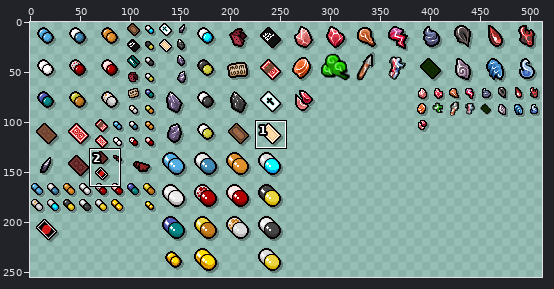
A sprite sheet gets an edit: resources/gfx/ui/ui_cardspills2.png. Above: a wide view before the commit, with the close-up outlined.
Close-up. Earlier state:
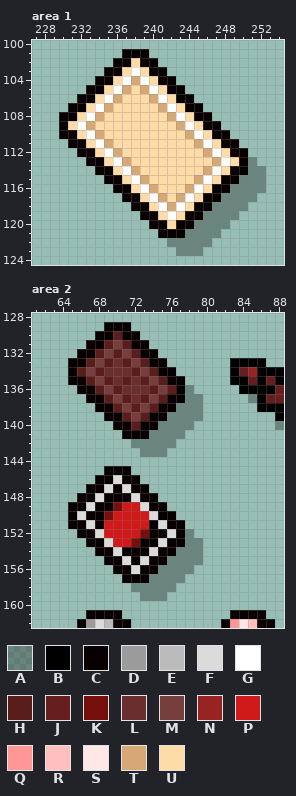
The file is 512x256 pixels. Pixels under 10% opacity are left out. Colours within 5 levels of each other are drawn and written as one. Shown: area 1: x 227..254, y 100..124; area 2: x 61..88, y 128..162. The wide view leaves out empty margins.
Palette (. is transparent): A #0000004d  B #000000  C #080000  D #9b9b9b  E #bbbbbb  F #dbdbdb  G #ffffff  H #5b1c1c  J #651d1d  K #770f0f  L #6b2e2e  M #773e3e  N #972323  P #d01a1a  Q #ff9797  R #ffbfbf  S #ffe7e7  T #d5a875  U #ffdba7
Pixels before, area 1, first column x 230:
101 .......CCC.............
102 ......CCUCC............
103 .....CCUGUCC...........
104 ....CCUGTGUCC..........
105 ...CCUGTUTGUCC.........
106 ..CCUGTUUUTGUCC........
107 .CCUGTUUUUUTGUCC.......
108 CCUGTUUUUUUUTGUCC......
109 CUGTUUUUUUUUUTGUCC.....
110 CCUGTUUUUUUUUUTGUCC....
111 .CCUGTUUUUUUUUUTGUCC...
112 ..CCUGTUUUUUUUUUTGUCC..
113 ...CCUGTUUUUUUUUUTGUCA.
114 ....CCUGTUUUUUUUTGUCCAA
115 .....CCUGTUUUUUTGUCCAAA
116 ......CCUGTUUUTGUCCAAAA
117 .......CCUGTUTGUCCAAAA.
118 ........CCUGTGUCCAAAA..
119 .........CCUGUCCAAAA...
120 ..........CCUCCAAAA....
121 ...........CCCAAAA.....
122 ............AAAAA......
123 .............AAA.......
Pixels before, area 2, first column x 65:
129 ....CCC.................
130 ...CCHCC................
131 ..CCHMHCC...............
132 .CCHMHMHCC..............
133 CCHMHLHMHCC.......BBBB..
134 CHMHLLLHMHCC......BJNBBB
135 CCHMHLHLHMHCC.....BBJBJB
136 .CCHMHLLLHMHCA.....BBBBJ
137 ..CCHMHLHMHCCAA.....ABJJ
138 ...CCHMHMHCCAAA......BBB
139 ....CCHMHCCAAAA........B
140 .....CCHCCAAAA.........A
141 ......CCCAAAA...........
142 .......AAAAA............
143 ........AAA.............
144 ........................
145 ....CCC.................
146 ...CCFCC................
147 ..CCFCFCC...............
148 .CCFCCCFCC..............
149 CCFCCKPPFCC.............
150 CFCCKPPPPFCC............
151 CCFCPPPPPCFCC...........
152 .CCFPPPPKCCFCA..........
153 ..CCFPPKCCFCCAA.........
154 ...CCFCCCFCCAAA.........
155 ....CCFCFCCAAAA.........
156 .....CCFCCAAAA..........
157 ......CCCAAAA...........
158 .......AAAAA............
159 ........AAA.............
160 ........................
161 ..CCCC............CCCC..
162 .CDFECC..........CQSRCC.
After:
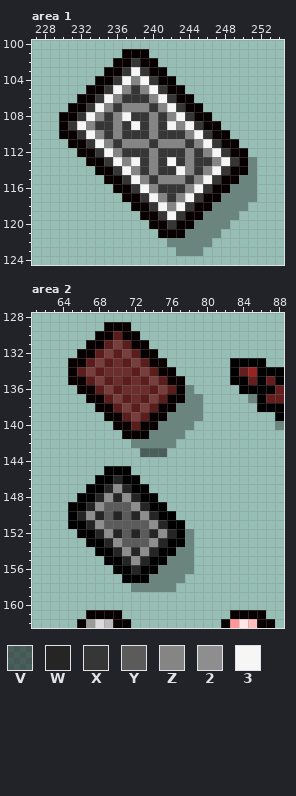
Colours new in this view: V #00000080  W #252525  X #363636  Y #5b5b5b  Z #858585  2 #8e8e8e  3 #f6f6f6
Diff:
Changed rows in their new state; - is an unchanged pixel.
Area 1:
first column x 231:
102 -------X--------------
103 ------X3X-------------
104 -----X3Z3X------------
105 ----X3ZXZ3X-----------
106 ---X3ZXXXZ3X----------
107 --X3ZXZZZXZ3X---------
108 -X3ZXZ3XXZXZ3X--------
109 X3ZXXZX3XZX3Z3X-------
110 -X3ZXZXXXZXXXZ3X------
111 --X3ZXZZZXZZZXZ3X-----
112 ---X3ZXXXZXXXZXZ3X----
113 ----X3Z3XZX3XZXXZ3X---
114 -----X3ZXZXX3ZXZ3X---.
115 ------X3ZXZZZXZ3X----.
116 -------X3ZXXXZ3X-----.
117 --------X3ZXZ3X-------
118 ---------X3Z3X--------
119 ----------X3X---------
120 -----------X----------
Area 2:
first column x 65:
143 --------VVV----
145 ----BBB--------
146 ---BBWBB-------
147 --BBW2WBB------
148 -BBW2W2WBB-----
149 BBW2YYY2WBB----
150 BW2WYWYW2WBB---
151 BBW2YYYYY2WBB--
152 -BBW2WYWYW2WB--
153 --BBW2YYY2WBB-.
154 ---BBW2W2WBB--.
155 ----BBW2WBB---.
156 -----BBWBB-----
157 ------BBB------
159 --------...----
Changed places in both close-ups, as pixel boxes (x1, y1, x2, y2):
changed: (68, 58, 266, 229)
changed: (68, 448, 203, 601)
